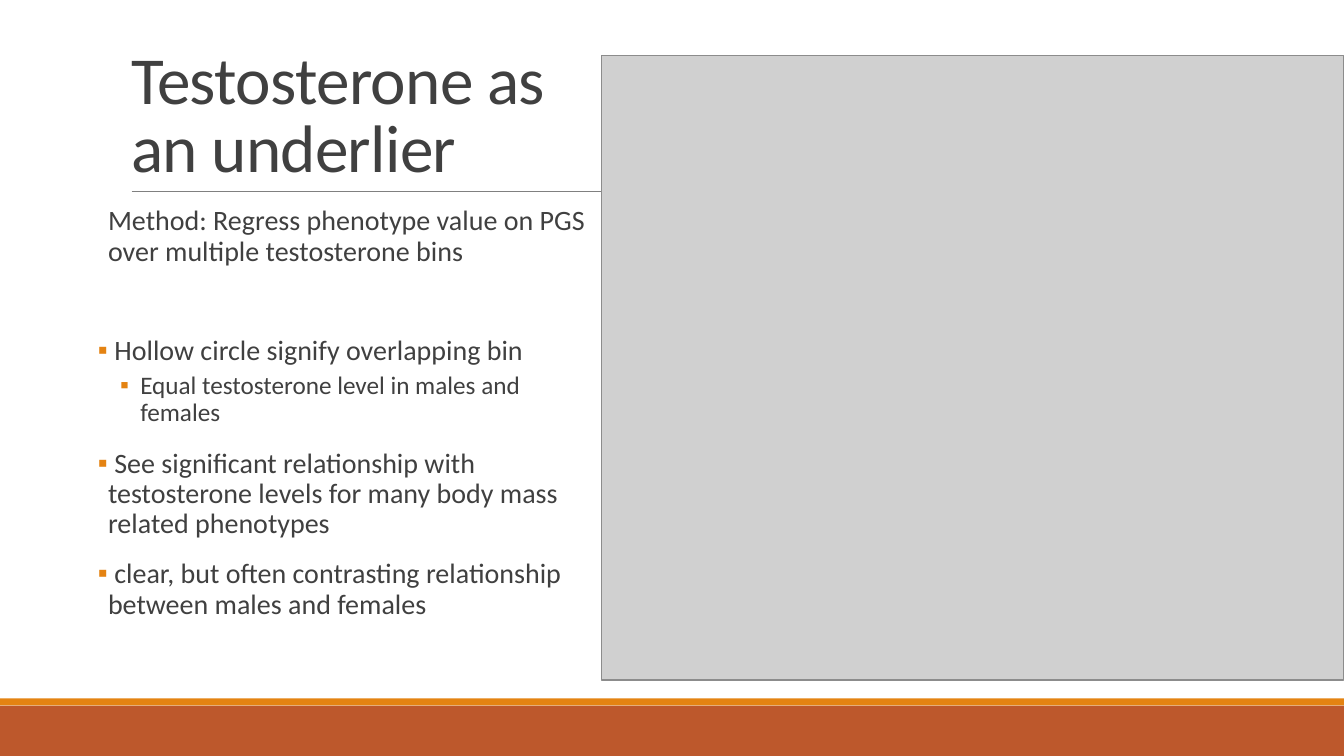
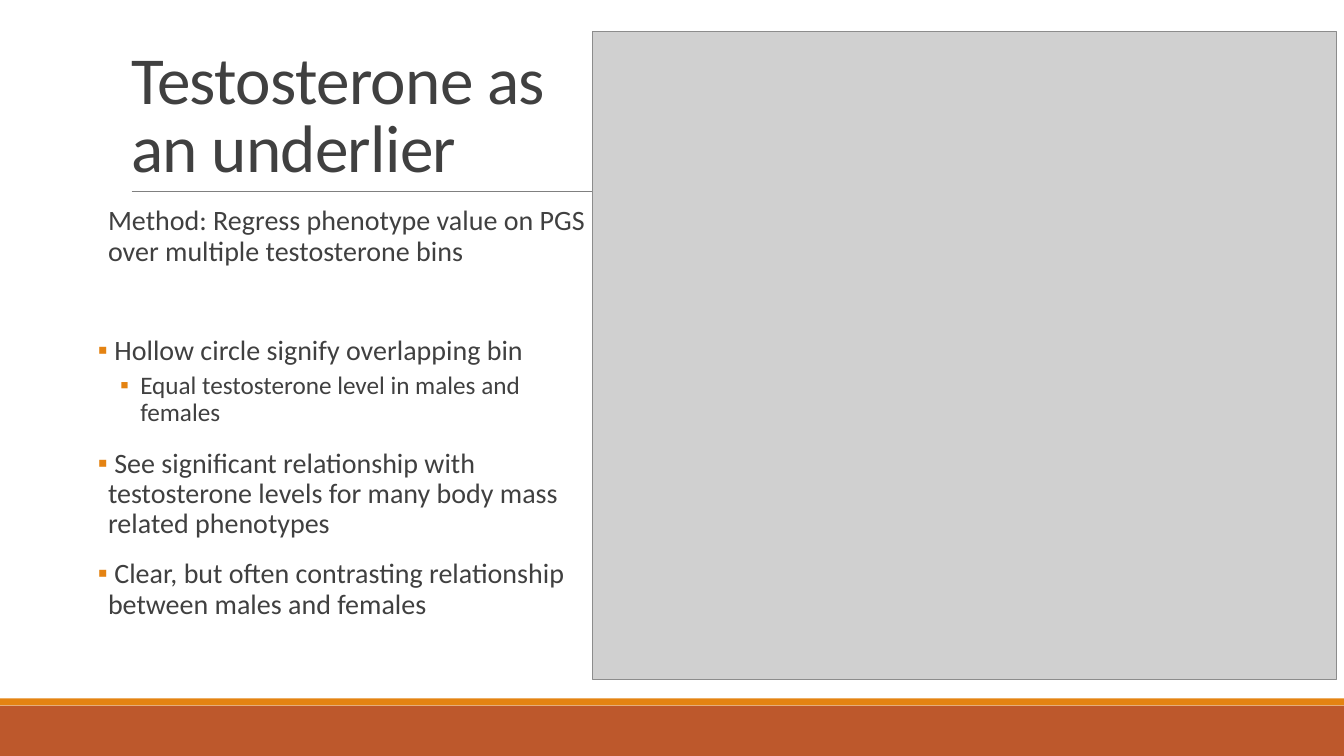
Before and after one commit to cz5959/GWAS-frontera, a slide deck: slide 9 of _PowerPoints/Wednesday Meeting Feb 9.pptx. Drawn at 1344x756 pixels with LibreOffice and Linux fonts; fonts in the diff are those of the drawing; grey boxes stand for pictures. Boxes give left, top, right and bottom in pixels: in the first picture for what was removed or moved away, otherwise in the second. Text is boxed around its words. In the diff, an @@ line names an element or a change of style, - is before the commit and + after.

```diff
--- a/_PowerPoints/Wednesday Meeting Feb 9.pptx
+++ b/_PowerPoints/Wednesday Meeting Feb 9.pptx
@@ picture: place and size @@
-picture at <box>602,55,1344,681</box>
+picture at <box>593,31,1337,680</box>
@@ text at <box>108,563,564,614</box>: text changed @@
-▪ clear, but often contrasting relationship between males and females
+▪ Clear, but often contrasting relationship between males and females
```
Also in this commit, not shown: 7 other slides changed, 7 slides added, 3 slides removed, 50 other files.
